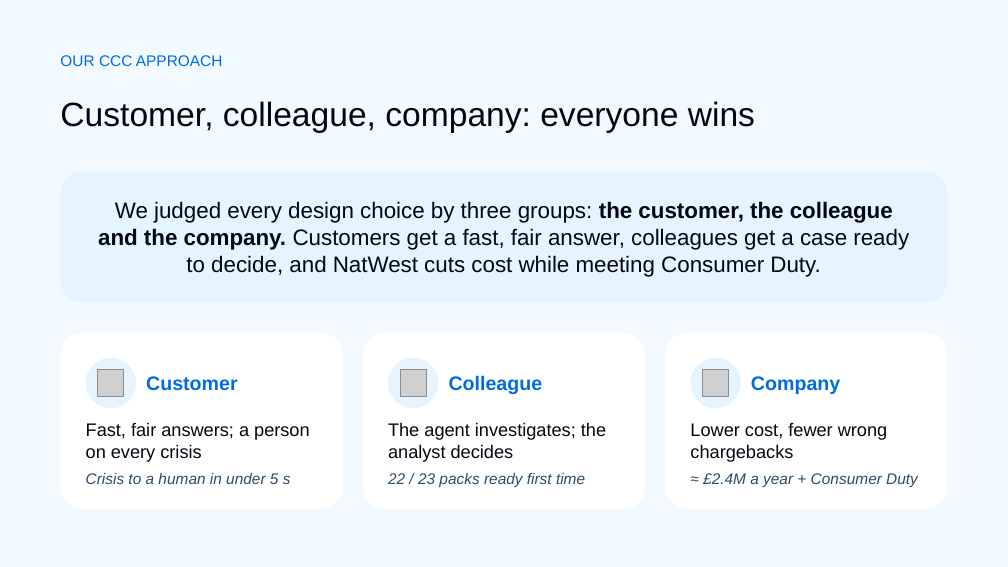
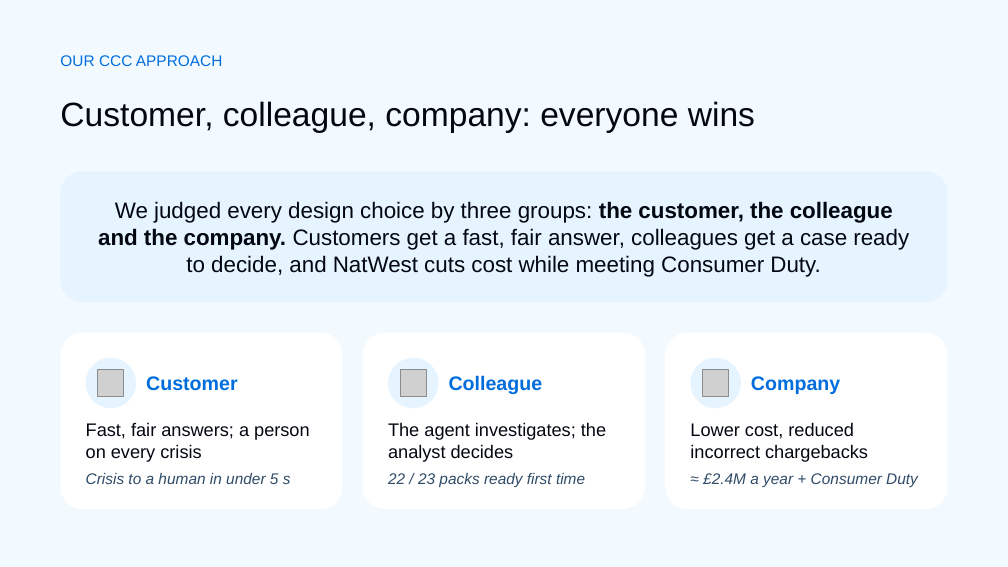
Before and after one commit to asiasharif/fsi-hackathon-london-2026, a slide deck: slide 5 of the_friendly_fraudsters/HACK_NATWEST_THEFRIENDLYFRAUDSTERS.pptx. Drawn at 1008x567 pixels with LibreOffice and Linux fonts; fonts in the diff are those of the drawing; grey boxes stand for pictures; background and template pictures are left out. Boxes give left, top, right and bottom in pixels: in the first picture for what was removed or moved away, otherwise in the second. Text is boxed around its words. In the diff, an @@ line names an element or a change of style, - is before the commit and + after.

```diff
--- a/the_friendly_fraudsters/HACK_NATWEST_THEFRIENDLYFRAUDSTERS.pptx
+++ b/the_friendly_fraudsters/HACK_NATWEST_THEFRIENDLYFRAUDSTERS.pptx
@@ text at [690, 422, 868, 462]: text changed @@
-Lower cost, fewer wrong chargebacks
+Lower cost, reduced incorrect chargebacks
```
Also in this commit, not shown: 2 other slides changed, 2 other files.
